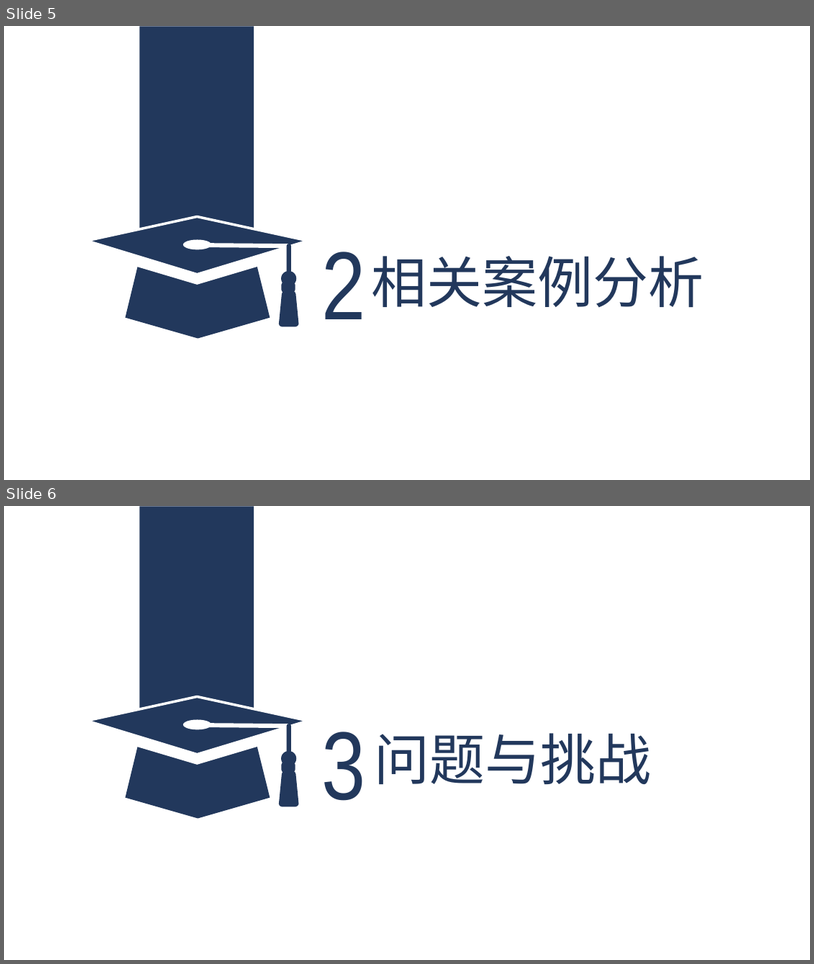
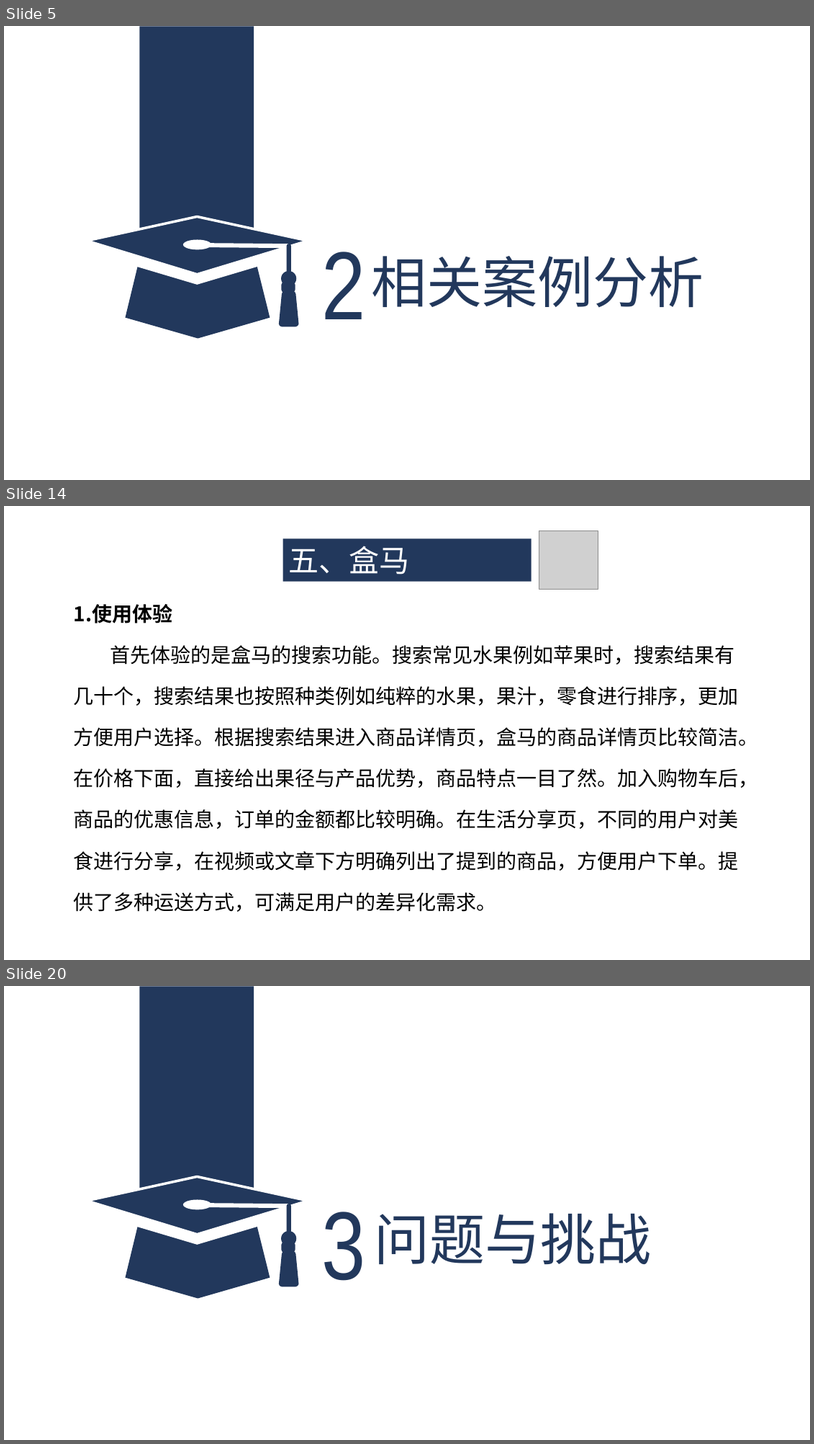
Before and after one commit to ZUCC-SRA2021-G05/Community-GB, a slide deck: 其他/软件项目管理原理与实践/软件项目管理原理与实践-主题确认/G05主题确认.pptx. Shown one above the other, each under a label of ours: slides 5 and 6 before the commit, slides 5, 14 and 20 after it; the slides between them are not shown. The pictures are 814x964 and 814x1444 pixels, drawn with LibreOffice and Linux fonts; fonts in the diff are those of the drawing; grey boxes stand for pictures. Boxes give left, top, right and bottom in pixels: in the first picture for what was removed or moved away, otherwise in the second. Text is boxed around its words. In the diff, an @@ line names an element or a change of style, - is before the commit and + after.

```diff
--- a/其他/软件项目管理原理与实践/软件项目管理原理与实践-主题确认/G05主题确认.pptx
+++ b/其他/软件项目管理原理与实践/软件项目管理原理与实践-主题确认/G05主题确认.pptx
@@ slide 14 added at [4,506,810,960], background #FFFFFF @@
@@ rectangle added at [283,538,532,582], fill #22385C, 36 pt, text #FFFFFF @@
+五、盒马
@@ picture added at [540,530,598,589] @@
@@ text added at [74,604,759,911], 24 pt, text #000000 @@
+1.使用体验
+首先体验的是盒马的搜索功能。搜索常见水果例如苹果时，搜索结果有几十个，搜索结果也按照种类例如纯粹的水果，果汁，零食进行排序，更加方便用户选择。根据搜索结果进入商品详情页，盒马的商品详情页比较简洁。在价格下面，直接给出果径与产品优势，商品特点一目了然。加入购物车后，商品的优惠信息，订单的金额都比较明确。在生活分享页，不同的用户对美食进行分享，在视频或文章下方明确列出了提到的商品，方便用户下单。提供了多种运送方式，可满足用户的差异化需求。
@@ what was slide 6 is now slide 20 @@
```
Also in this commit, not shown: 13 other slides added.
